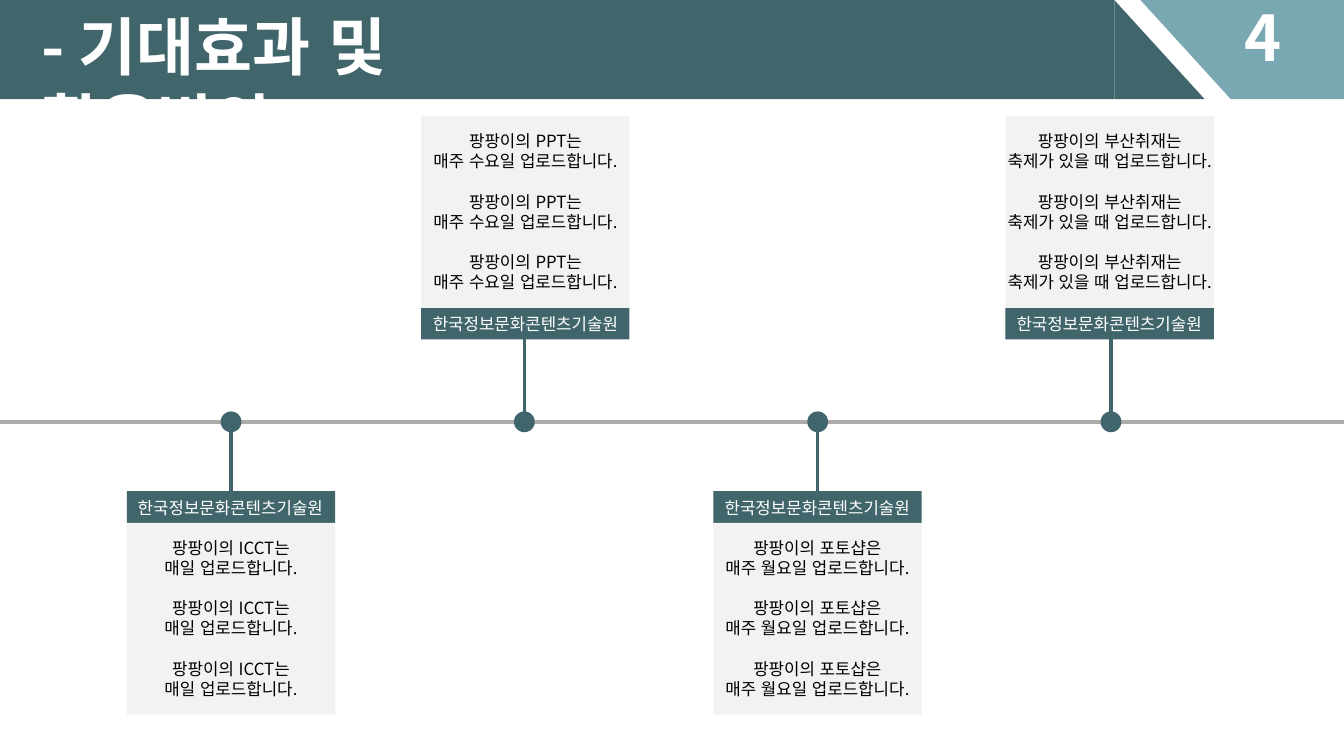
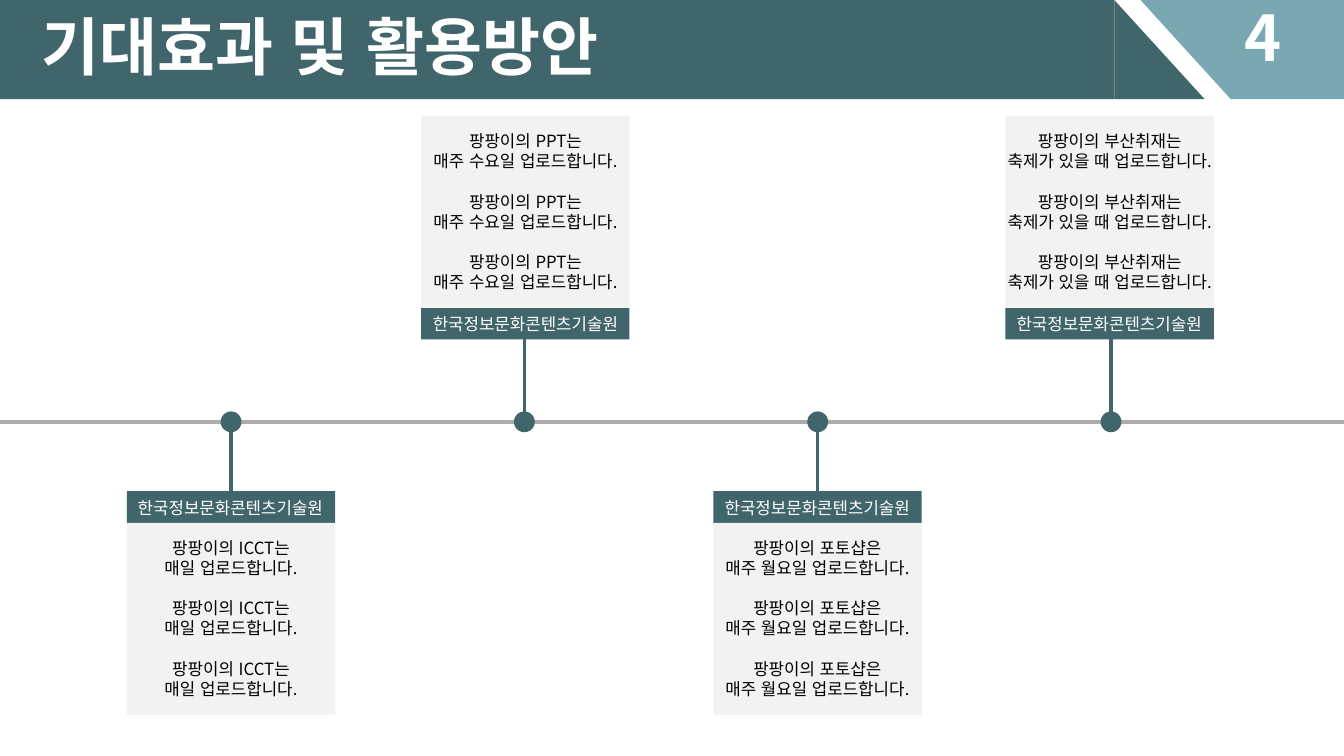
Before and after one commit to NetopiaAssistant/20191-Software-Team-02, a slide deck: slide 8 of 제안서 피피티.pptx. Drawn at 1344x756 pixels with LibreOffice and Linux fonts; fonts in the diff are those of the drawing. Boxes give left, top, right and bottom in pixels: in the first picture for what was removed or moved away, otherwise in the second. Text is boxed around its words. In the diff, an @@ line names an element or a change of style, - is before the commit and + after.

```diff
--- a/제안서 피피티.pptx
+++ b/제안서 피피티.pptx
@@ text at (x1=41, y1=16, x2=598, y2=76): text changed @@
-- 기대효과 및 활용방안
+기대효과 및 활용방안
```
Also in this commit, not shown: 6 other slides changed.
